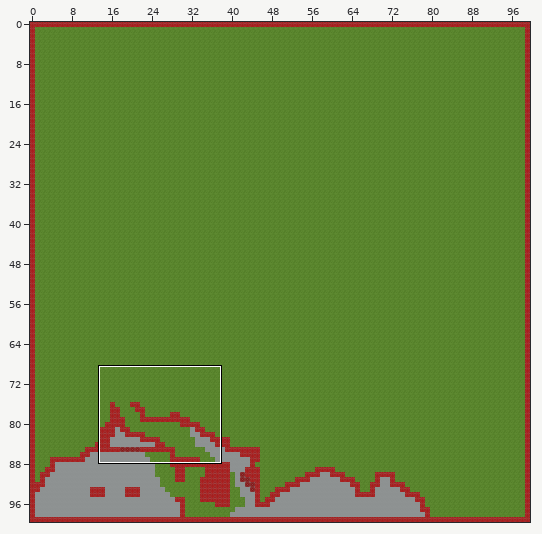
A Tiled map gets an edit: Android/assets/data/level1.tmx. Above: a wide view before the commit, with the close-up outlined.
Close-up. As it was:
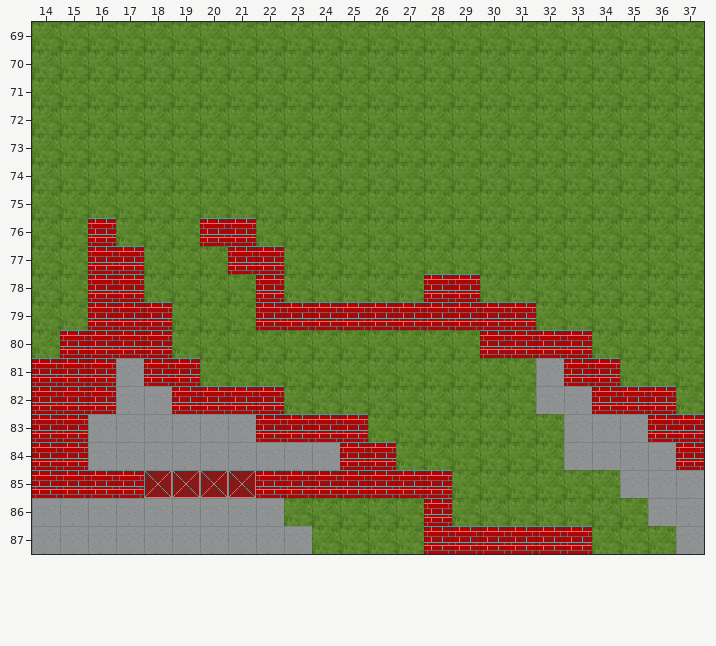
Cells are 32x32 px. Shown: x 14..37, y 69..87. The commit also changed other parts of the map, which this record leaves out.
The result:
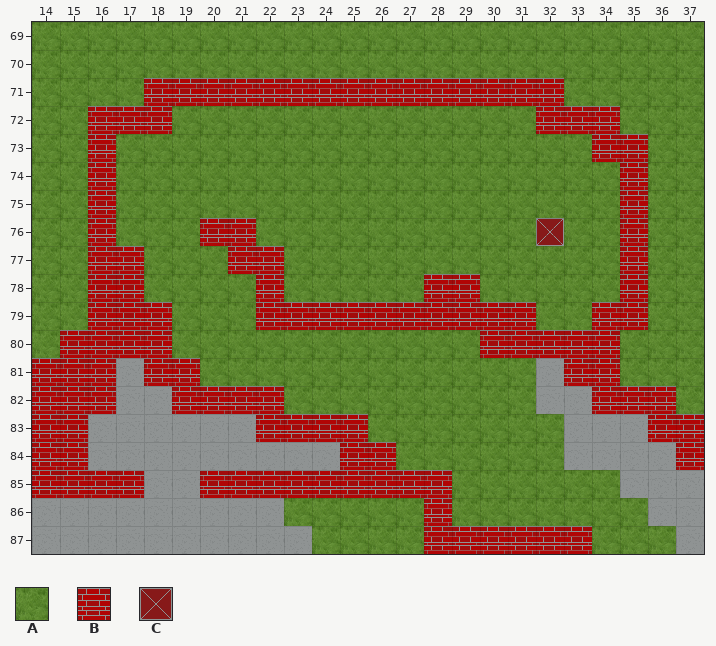
Key: from "Main": A 1, B 2, C 3.
_ is an empty cell, . an unchanged one.
The exact change:
--- layer "background"
@@ x 32..32 @@
-76 A
+76 C
--- layer "walls"
@@ x 16..35 @@
-71 .._______________...
-72 ___.............___.
-73 _.................__
-74 _.................._
-75 _.................._
-76 ..................._
-77 ..................._
-78 ..................._
-79 ..................__
-80 .................._.
+71 ..BBBBBBBBBBBBBBB...
+72 BBB.............BBB.
+73 B.................BB
+74 B..................B
+75 B..................B
+76 ...................B
+77 ...................B
+78 ...................B
+79 ..................BB
+80 ..................B.
@@ x 18..21 @@
-85 CCCC
+85 __BB
